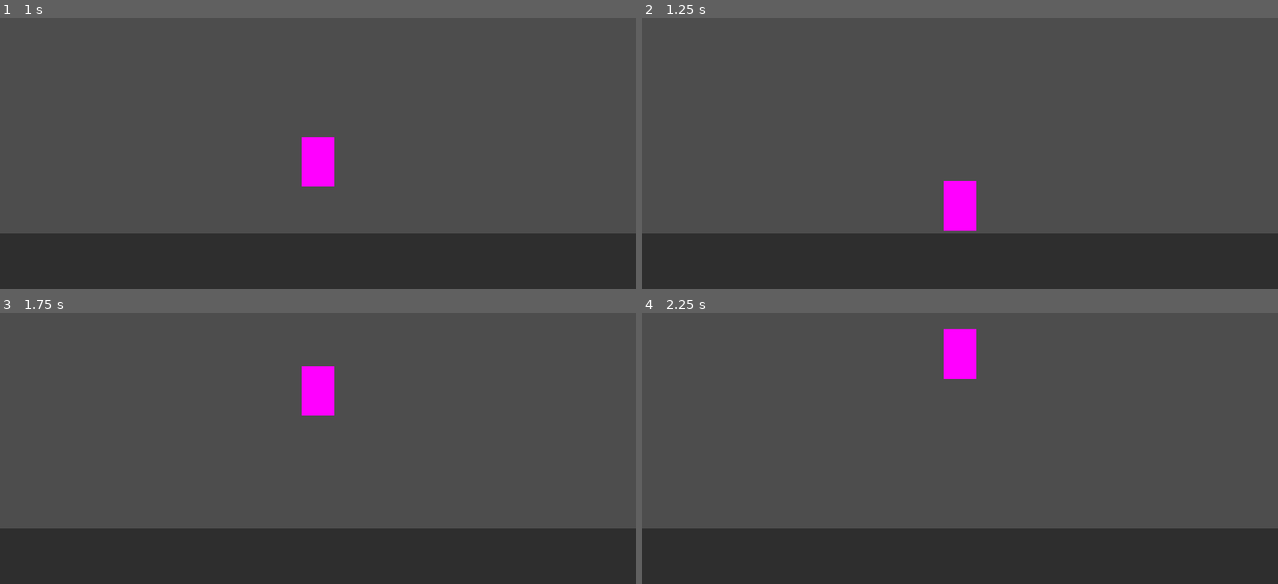
Above: before the commit, frames 1-4 (two rows, left to right).
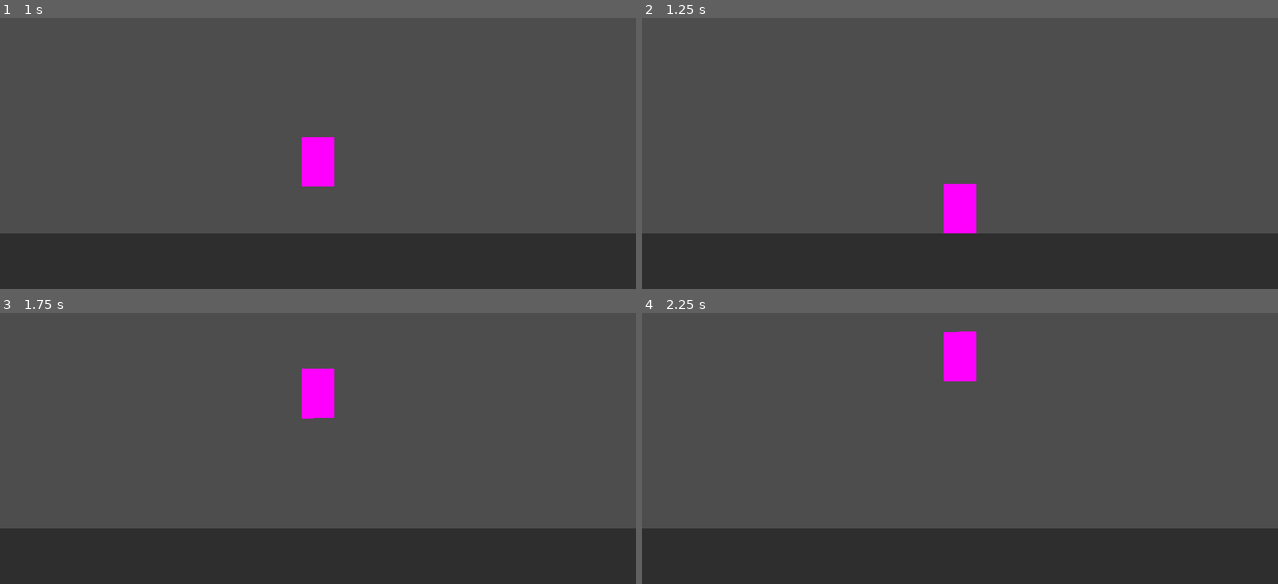
Above: after the commit, the same moments.

Repository: auspiciousArtifice/catastrophic-saloon
Game: Godot game, scene res://main.tscn
Two runs of this game, one before a commit and one after it. Both use one fixed random seed, a clock stepped at 60 frames per second and the inputs below.
Inputs (mouse positions are in pixels of both pictures, inside the frame that each line leads up to):
- Up to frame 1 (1 s): click "Play" at 0.5 s
- Up to frame 2 (1.25 s): no input
- Up to frame 3 (1.75 s): move the mouse to (318, 499) at 1.27 s; click (318, 499) at 1.42 s
- Up to frame 4 (2.25 s): move the mouse to (832, 424) at 2.02 s; click (832, 424) at 2.17 s

Frame 1 is identical in both runs. In frame 2, 0.1% of the frame differs, in the area x 47-53%, y 60-80%; in frame 3, 0.1%; in frame 4, 0.1%.

Commit message:
Makes walls bouncy and renames script for shaker node

Diff:
--- a/bar.tscn
+++ b/bar.tscn
@@ -1,14 +1,18 @@
-[gd_scene load_steps=6 format=3 uid="uid://gqxi2s4s7p60"]
+[gd_scene load_steps=7 format=3 uid="uid://gqxi2s4s7p60"]
 
-[ext_resource type="Script" path="res://scripts/RigidBody2D.gd" id="1_prdaa"]
+[ext_resource type="Script" path="res://scripts/shaker.gd" id="1_wbpji"]
 
 [sub_resource type="RectangleShape2D" id="RectangleShape2D_abu3o"]
 size = Vector2(25, 35)
 
 [sub_resource type="PlaceholderTexture2D" id="PlaceholderTexture2D_uia2r"]
 
+[sub_resource type="PhysicsMaterial" id="PhysicsMaterial_2yuum"]
+friction = 0.0
+bounce = 1.0
+
 [sub_resource type="RectangleShape2D" id="RectangleShape2D_w0u8x"]
-size = Vector2(294.25, 998.25)
+size = Vector2(294.25, 1843.13)
 
 [sub_resource type="RectangleShape2D" id="RectangleShape2D_je1qf"]
 size = Vector2(1916.5, 249)
@@ -20,7 +24,7 @@
 input_pickable = true
 gravity_scale = 2.0
 linear_damp = 0.3
-script = ExtResource("1_prdaa")
+script = ExtResource("1_wbpji")
 
 [node name="CollisionShape2D" type="CollisionShape2D" parent="Shaker"]
 scale = Vector2(5, 5)
@@ -31,21 +35,26 @@
 scale = Vector2(100, 150)
 texture = SubResource("PlaceholderTexture2D_uia2r")
 
-[node name="StaticBody2D" type="StaticBody2D" parent="."]
+[node name="Walls" type="StaticBody2D" parent="."]
+physics_material_override = SubResource("PhysicsMaterial_2yuum")
 
-[node name="WallRight" type="CollisionShape2D" parent="StaticBody2D"]
-position = Vector2(2064, 488)
+[node name="WallLeft" type="CollisionShape2D" parent="Walls"]
+position = Vector2(-176, -496)
+scale = Vector2(1.02605, 1.89358)
 shape = SubResource("RectangleShape2D_w0u8x")
 
-[node name="Floor" type="CollisionShape2D" parent="StaticBody2D"]
-position = Vector2(961.75, 1040)
+[node name="WallRight" type="CollisionShape2D" parent="Walls"]
+position = Vector2(2088, -496)
+scale = Vector2(1.02605, 1.89358)
+shape = SubResource("RectangleShape2D_w0u8x")
+
+[node name="FloorNode" type="StaticBody2D" parent="."]
+
+[node name="Floor" type="CollisionShape2D" parent="FloorNode"]
+position = Vector2(961.75, 1048)
 shape = SubResource("RectangleShape2D_je1qf")
 
-[node name="WallLeft" type="CollisionShape2D" parent="StaticBody2D"]
-position = Vector2(-144, 496)
-shape = SubResource("RectangleShape2D_w0u8x")
-
-[node name="Panel" type="Panel" parent="StaticBody2D"]
+[node name="Panel" type="Panel" parent="FloorNode"]
 offset_left = -24.0
 offset_top = 912.0
 offset_right = 1936.0
--- a/scripts/RigidBody2D.gd
+++ b/scripts/shaker.gd
@@ -6,12 +6,11 @@
 
 func _on_input_event(viewport, event, shape_idx):
 	if event is InputEventMouseButton and event.pressed and event.button_index == MOUSE_BUTTON_LEFT:
-		print("clicked in object")
+#		print("clicked in object")
 		var mouse_pos = get_global_mouse_position()
 		var force_offset = -(get_global_position() - mouse_pos)
 		var force_bullet_x = get_global_position().x - mouse_pos.x
 		var force_bullet_y = -1500
 		var force_bullet = Vector2(force_bullet_x * abs(force_bullet_x) / 3, force_bullet_y)
-#		apply_central_impulse(force_bullet)
 		apply_impulse(force_bullet, force_offset)
-		print("Bullet Force Vector: %s" % force_bullet)
+#		print("Bullet Force Vector: %s" % force_bullet)
